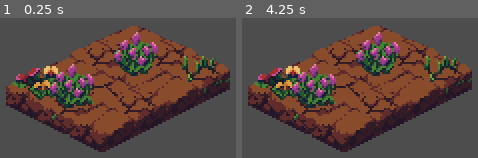
Above: before the commit, frames 1-2 (left to right).
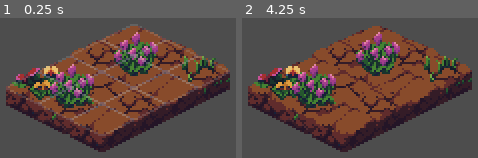
Above: after the commit, the same moments.

Repository: Petiazediter/TurnBasedGame
Game: Godot game, scene res://playground.tscn
Two runs of this game, one before a commit and one after it. Both use one fixed random seed, a clock stepped at 60 frames per second and the inputs below.
Inputs:
- Up to frame 1 (0.25 s): no input
- Up to frame 2 (4.25 s): tap Enter at 0.5, 2, 3.5 s; tap Space at 1.25, 2.75 s; tap F1 (debug_mode, bound only after the commit) at 4.15 s

The runs differ from the first frame. In frame 1, 5.7% of the frame differs, in the area x 2-98%, y 5-85%; in frame 2, nothing differs.

Commit message:
feat(grid_controller): create astar grid with visual border

Diff:
--- /dev/null
+++ b/classes/map_cell.gd
@@ -0,0 +1,39 @@
+class_name MapCell
+
+var id: int;
+var is_walkable: bool;
+
+func _init(_id: int, _is_walkable: bool) -> void:
+    id = _id;
+    is_walkable = _is_walkable;
+
+static func generate_unique_id_from_vector2i(position: Vector2i) -> int:
+    var a = position.x;
+    var b = position.y;
+
+    var A: int;
+    if ( a < 0):
+        A = -2 * a - 1;
+    else:
+        A = 2 * a;
+    var B: int;
+    if ( b < 0):
+        B = -2 * b - 1;
+    else:
+        B = 2 * b;
+
+    # Source: https://stackoverflow.com/questions/919612/mapping-two-integers-to-one-in-a-unique-and-deterministic-way
+    return (A + B) * (A + B + 1) / 2 + A;
+
+static func generate_vector2i_from_unique_id(unique_id: int) -> Vector2i:
+    # Inverse Cantor pairing to get (A, B)
+    var w = int(floor((sqrt(8 * unique_id + 1) - 1) / 2))
+    var t = (w * (w + 1)) / 2
+    var A = int(unique_id - t)
+    var B = int(w - A)
+
+    # Inverse of signed-to-unsigned mapping
+    var x = -((A + 1) / 2) if A % 2 else A / 2
+    var y = -((B + 1) / 2) if B % 2 else B / 2
+
+    return Vector2i(x, y)
--- /dev/null
+++ b/grid-controller/debug_node.gd
@@ -0,0 +1,35 @@
+extends Control
+
+@onready var grid_map: GridWorldMap = get_parent() as GridWorldMap;
+
+var is_debug_mode: bool = true;
+
+func _input(event: InputEvent) -> void:
+	if event.is_action_pressed("debug_mode"):
+		is_debug_mode = !is_debug_mode;
+		queue_redraw();
+
+func _draw() -> void:
+	if is_debug_mode:
+		draw_cells();
+
+func draw_cells() -> void:
+	var cells = grid_map.map
+	var tilemap = grid_map.base_map
+	var tile_size = tilemap.tile_set.tile_size
+
+	for cell in cells:
+		var cell_coords = MapCell.generate_vector2i_from_unique_id(cell.id)
+		var world_pos = tilemap.map_to_local(cell_coords)
+
+		var half_w = tile_size.x / 2
+		var half_h = tile_size.y / 2
+
+		var points = [
+			world_pos + Vector2(0, -half_h),        # top
+			world_pos + Vector2(half_w, 0),         # right
+			world_pos + Vector2(0, half_h),         # bottom
+			world_pos + Vector2(-half_w, 0),      # left
+			world_pos + Vector2(0, -half_h),
+		]
+		draw_polyline(points, Color(.7, .7, .7, .42), 0.2, true)
--- /dev/null
+++ b/grid-controller/map.tscn
@@ -0,0 +1,26 @@
+[gd_scene load_steps=4 format=4 uid="uid://dh3ooan1qdigv"]
+
+[ext_resource type="Script" uid="uid://dlmqpmlvy72a8" path="res://grid-controller/map_logic.gd" id="1_ehdvd"]
+[ext_resource type="TileSet" uid="uid://cnpxaq0481ky8" path="res://playground_tileset.tres" id="1_gglxv"]
+[ext_resource type="Script" uid="uid://bmdfphnouq1ot" path="res://grid-controller/debug_node.gd" id="3_5sflb"]
+
+[node name="Map" type="Node2D"]
+script = ExtResource("1_ehdvd")
+
+[node name="GridMapGroundLevel" type="TileMapLayer" parent="."]
+tile_map_data = PackedByteArray("AAAKAAAAAAAKAAEAAAAKAAEAAAAHAAEAAAALAAEAAAAGAAEAAAALAAAAAAAKAAEAAAALAP//AAAJAAEAAAAKAP//AAAGAAEAAAAJAP//AAAKAAEAAAAJAAAAAAAGAAEAAAAJAAEAAAAKAAEAAAAJAAIAAAAKAAEAAAAKAAIAAAAIAAEAAAALAAIAAAAKAAEAAAA=")
+tile_set = ExtResource("1_gglxv")
+occlusion_enabled = false
+
+[node name="GridMapPropsLevel" type="TileMapLayer" parent="."]
+position = Vector2(0, -10)
+tile_map_data = PackedByteArray("AAAKAAAAAAAAAAQAAAAKAAIAAAAAAAQAAAAJAAIAAAACAAQAAAA=")
+tile_set = ExtResource("1_gglxv")
+y_sort_origin = 1
+
+[node name="DebugNode" type="Control" parent="."]
+layout_mode = 3
+anchors_preset = 0
+offset_right = 40.0
+offset_bottom = 40.0
+script = ExtResource("3_5sflb")
--- /dev/null
+++ b/grid-controller/map_logic.gd
@@ -0,0 +1,34 @@
+extends Node2D
+class_name GridWorldMap
+
+@onready var base_map: TileMapLayer = $GridMapGroundLevel;
+@onready var props_map: TileMapLayer = $GridMapPropsLevel;
+
+var astar: AStar2D = AStar2D.new();
+var map: Array[MapCell] = [];
+
+func _ready() -> void:
+	link_astar();
+
+func link_astar() -> void:
+	astar.clear();
+	create_points();
+	connect_points();
+
+func create_points() -> void:
+	for cell in base_map.get_used_cells():
+		var cell_coords = Vector2i(cell.x, cell.y);
+		var cell_id = MapCell.generate_unique_id_from_vector2i(cell_coords);
+		var map_cell = MapCell.new(cell_id,true);
+		map.append(map_cell);
+		astar.add_point(cell_id, cell_coords);
+
+func connect_points() -> void:
+	for cell in base_map.get_used_cells():
+		var cell_coords = Vector2i(cell.x, cell.y);
+		var cell_id = MapCell.generate_unique_id_from_vector2i(cell_coords);
+		var neighbors = base_map.get_surrounding_cells(cell_coords);
+		for neighbor in neighbors:
+			var neighbor_id = MapCell.generate_unique_id_from_vector2i(neighbor);
+			if astar.has_point(neighbor_id):
+				astar.connect_points(cell_id, neighbor_id, true);
--- a/playground.tscn
+++ b/playground.tscn
@@ -1,16 +1,7 @@
-[gd_scene load_steps=2 format=4 uid="uid://ko7v8eg74nfd"]
+[gd_scene load_steps=2 format=3 uid="uid://ko7v8eg74nfd"]
 
-[ext_resource type="TileSet" uid="uid://cnpxaq0481ky8" path="res://playground_tileset.tres" id="1_rupst"]
+[ext_resource type="PackedScene" uid="uid://dh3ooan1qdigv" path="res://grid-controller/map.tscn" id="1_rupst"]
 
 [node name="Node2D" type="Node2D"]
 
-[node name="GridMapGroundLevel" type="TileMapLayer" parent="."]
-tile_map_data = PackedByteArray("AAAKAAAAAAAKAAEAAAAKAAEAAAAHAAEAAAALAAEAAAAGAAEAAAALAAAAAAAKAAEAAAALAP//AAAJAAEAAAAKAP//AAAGAAEAAAAJAP//AAAKAAEAAAAJAAAAAAAGAAEAAAAJAAEAAAAKAAEAAAAJAAIAAAAKAAEAAAAKAAIAAAAIAAEAAAALAAIAAAAKAAEAAAA=")
-tile_set = ExtResource("1_rupst")
-occlusion_enabled = false
-
-[node name="GridMapPropsLevel" type="TileMapLayer" parent="."]
-position = Vector2(0, -10)
-tile_map_data = PackedByteArray("AAAKAAAAAAAAAAQAAAAKAAIAAAAAAAQAAAAJAAIAAAACAAQAAAA=")
-tile_set = ExtResource("1_rupst")
-y_sort_origin = 1
+[node name="Map" parent="." instance=ExtResource("1_rupst")]
--- a/project.godot
+++ b/project.godot
@@ -23,6 +23,14 @@
 window/size/window_height_override=1080
 window/stretch/mode="viewport"
 
+[input]
+
+debug_mode={
+"deadzone": 0.2,
+"events": [Object(InputEventKey,"resource_local_to_scene":false,"resource_name":"","device":-1,"window_id":0,"alt_pressed":false,"shift_pressed":false,"ctrl_pressed":false,"meta_pressed":false,"pressed":false,"keycode":0,"physical_keycode":4194332,"key_label":0,"unicode":0,"location":0,"echo":false,"script":null)
+]
+}
+
 [rendering]
 
 textures/canvas_textures/default_texture_filter=0
Not shown, added: classes/map_cell.gd.uid
Not shown, added: grid-controller/debug_node.gd.uid
Not shown, added: grid-controller/map_logic.gd.uid
